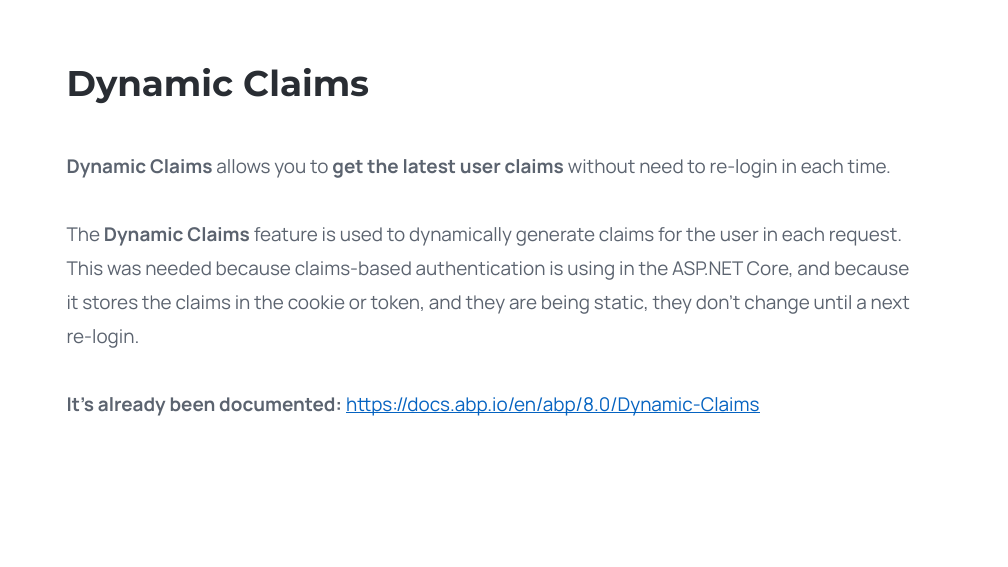
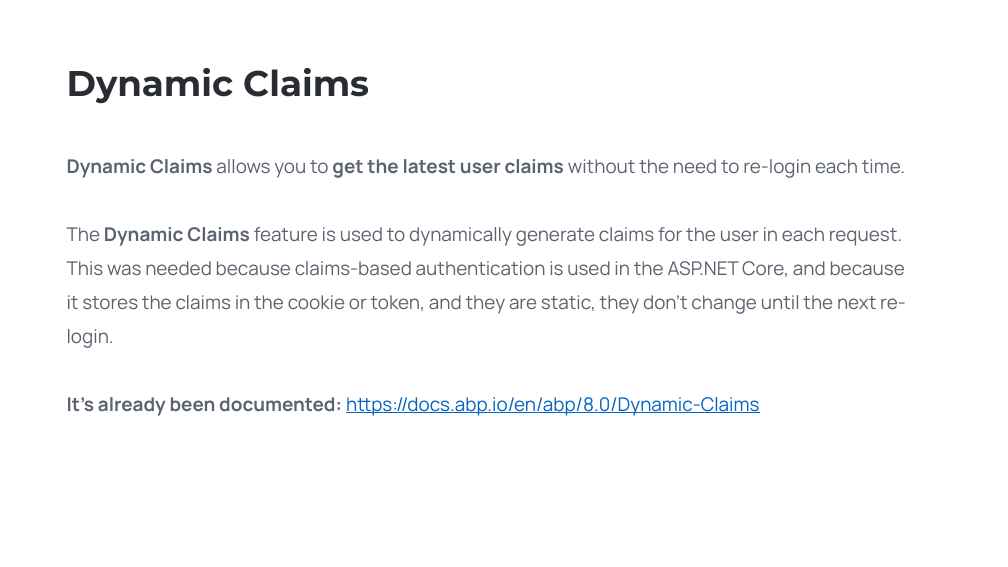
Before and after one commit to EngincanV/presentations, a slide deck: slide 5 of ABP/Community-Talks-2023.8/Community-Talks-2023.8.pptx. Drawn at 1008x567 pixels with LibreOffice and Linux fonts; fonts in the diff are those of the drawing; background and template pictures are left out. Boxes give left, top, right and bottom in pixels: in the first picture for what was removed or moved away, otherwise in the second. Text is boxed around its words. In the diff, an @@ line names an element or a change of style, - is before the commit and + after.

```diff
--- a/ABP/Community-Talks-2023.8/Community-Talks-2023.8.pptx
+++ b/ABP/Community-Talks-2023.8/Community-Talks-2023.8.pptx
@@ text at [67, 159, 906, 348]: text changed @@
-Dynamic Claims allows you to get the latest user claims without need to re-login in each time.
-The Dynamic Claims feature is used to dynamically generate claims for the user in each request. This was needed because claims-based authentication is using in the ASP.NET Core, and because it stores the claims in the cookie or token, and they are being static, they don’t change until a next re-login.
+Dynamic Claims allows you to get the latest user claims without the need to re-login each time.
+The Dynamic Claims feature is used to dynamically generate claims for the user in each request. This was needed because claims-based authentication is used in the ASP.NET Core, and because it stores the claims in the cookie or token, and they are static, they don’t change until the next re-login.
```
Also in this commit, not shown: 3 other slides changed, 1 slide removed, 1 other file.
